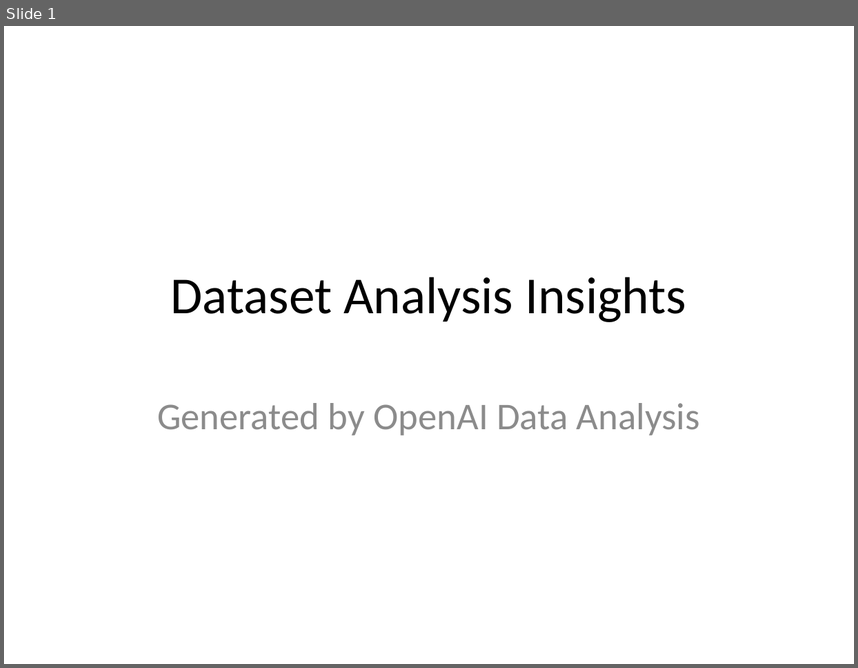
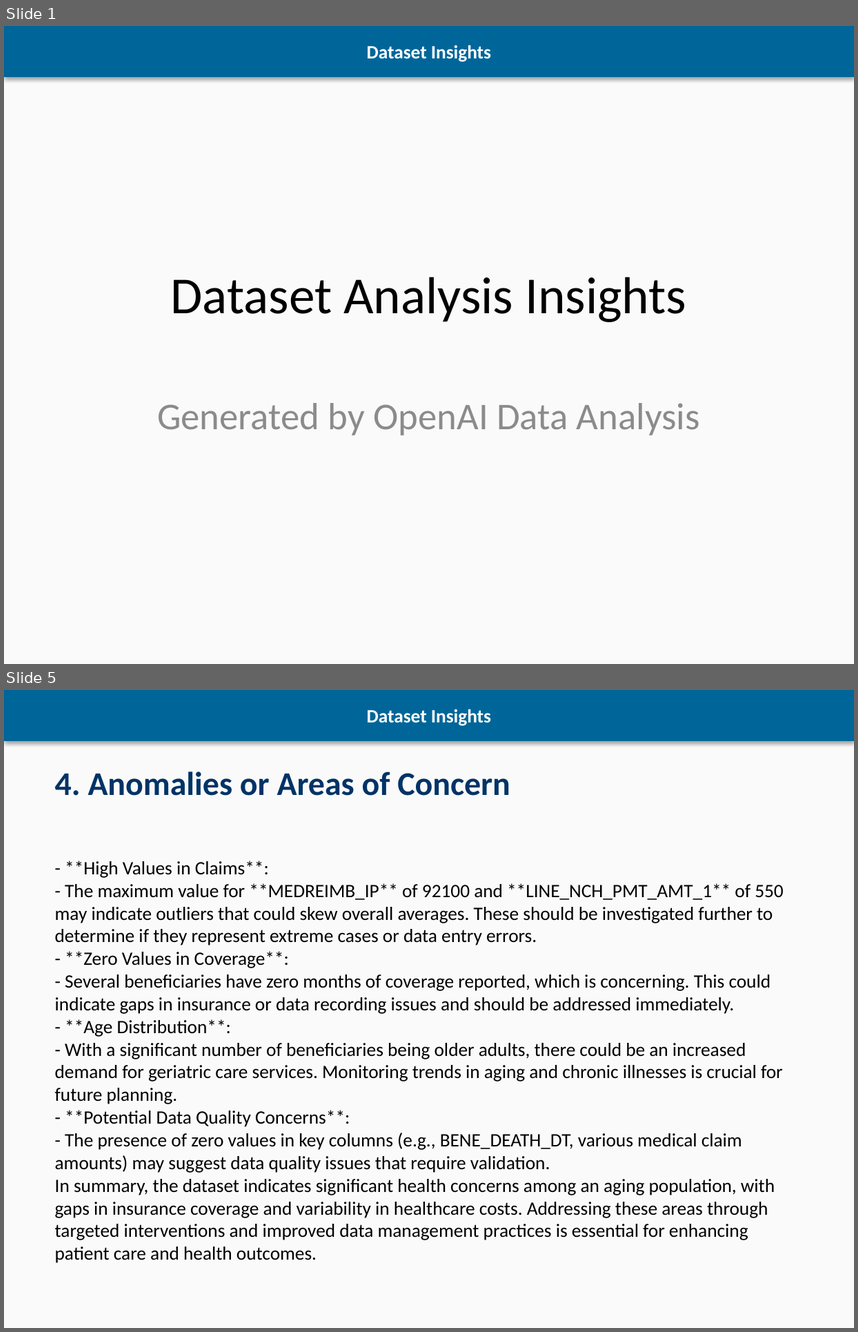
Before and after one commit to jyoung10078/elijah, a slide deck: testing/dataset_insights.pptx. Shown one above the other, each under a label of ours: slide 1 before the commit, slides 1 and 5 after it; the slides between them are not shown. The pictures are 858x668 and 858x1332 pixels, drawn with LibreOffice and Linux fonts; fonts in the diff are those of the drawing. Boxes give left, top, right and bottom in pixels: in the first picture for what was removed or moved away, otherwise in the second. Text is boxed around its words. In the diff, an @@ line names an element or a change of style, - is before the commit and + after.

```diff
--- a/testing/dataset_insights.pptx
+++ b/testing/dataset_insights.pptx
@@ slide 5 added at [4, 690, 854, 1328], background #FAFAFA @@
@@ rectangle added at [4, 690, 854, 741], fill #006699, 16 pt, text #FFFFFF, bold @@
+Dataset Insights
@@ text added at [55, 771, 510, 796], 28 pt, text #003366, bold @@
+4. Anomalies or Areas of Concern
@@ text added at [55, 860, 783, 1263], 16 pt, text #000000 @@
+- **High Values in Claims**:
+- The maximum value for **MEDREIMB_IP** of 92100 and **LINE_NCH_PMT_AMT_1** of 550 may indicate outliers that could skew overall averages. These should be investigated further to determine if they represent extreme cases or data entry errors.
+- **Zero Values in Coverage**:
+- Several beneficiaries have zero months of coverage reported, which is concerning. This could indicate gaps in insurance or data recording issues and should be addressed immediately.
+- **Age Distribution**:
+- With a significant number of beneficiaries being older adults, there could be an increased demand for geriatric care services. Monitoring trends in aging and chronic illnesses is crucial for future planning.
+- **Potential Data Quality Concerns**:
+- The presence of zero values in key columns (e.g., BENE_DEATH_DT, various medical claim amounts) may suggest data quality issues that require validation.
+In summary, the dataset indicates significant health concerns among an aging population, with gaps in insurance coverage and variability in healthcare costs. Addressing these areas through targeted interventions and improved data management practices is essential for enhancing patient care and health outcomes.
@@ slide 1 changed as well @@
@@ background #FFFFFF to #FAFAFA @@
@@ rectangle added at [4, 26, 854, 77], fill #006699, 16 pt, text #FFFFFF, bold @@
+Dataset Insights
```
Also in this commit, not shown: 3 other slides added, 5 slides removed, 2 other files.
